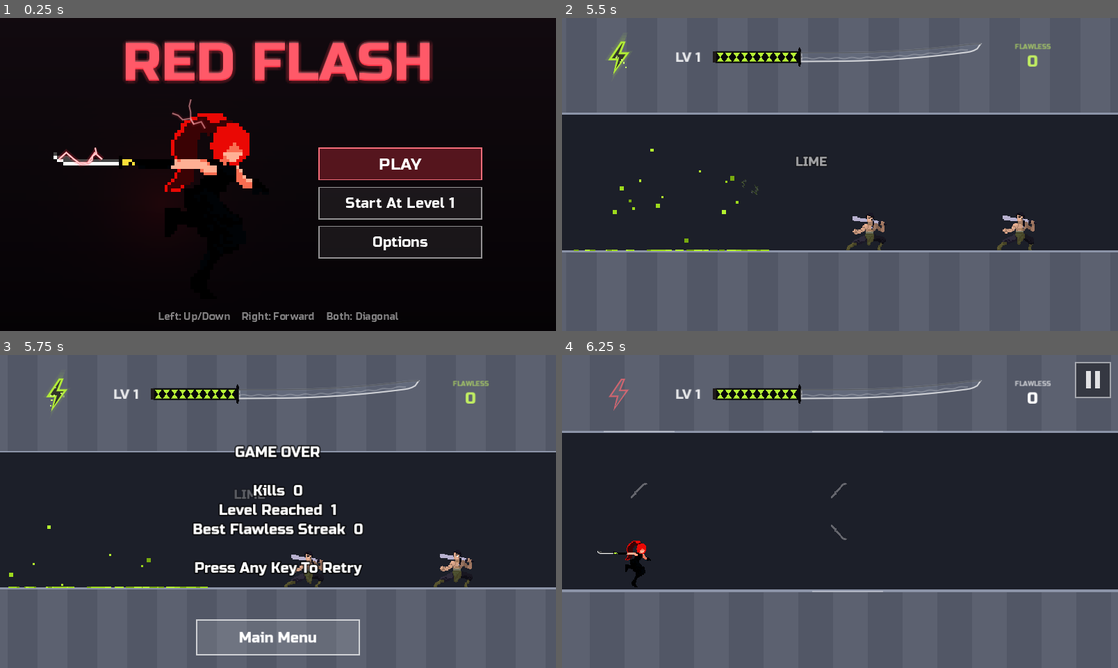
Above: before the commit, frames 1-4 (two rows, left to right).
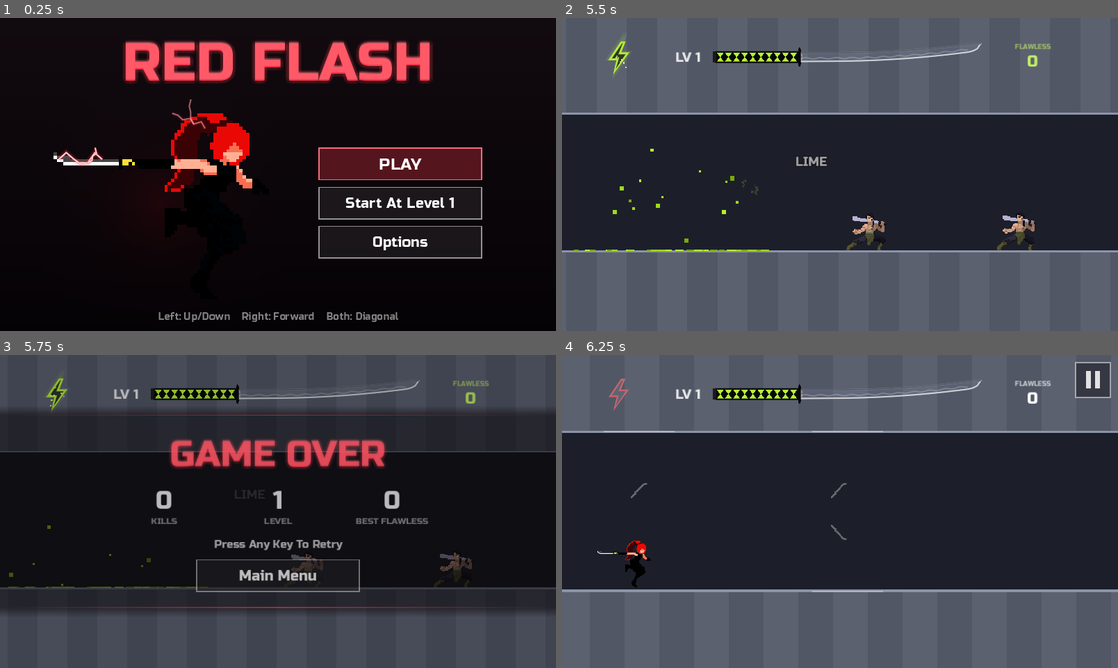
Above: after the commit, the same moments.

Repository: fredsbreads/game-off
Game: Godot game, scene res://scenes/main.tscn
Two runs of this game, one before a commit and one after it. Both use one fixed random seed, a clock stepped at 60 frames per second and the inputs below. Sound files missing from this copy of the repository are replaced by a short silence.
Inputs (mouse positions are in pixels of both pictures, inside the frame that each line leads up to):
- Up to frame 1 (0.25 s): no input
- Up to frame 2 (5.5 s): tap Enter at 0.5, 2.1 s; move the mouse to (962, 158) at 0.52 s; hold Right 0.53-1.28 s; hold J (tp_vertical) 0.53-1.28 s; click (962, 158) at 0.67 s; tap Space at 0.77, 1.52, 3.02, 3.77, 4.52 s; move the mouse to (728, 190) at 1.27 s; hold Down 1.28-2.03 s; tap Shift at 1.35 s; click (728, 190) at 1.42 s; move the mouse to (895, 105) at 2.02 s; hold Right 2.03-2.78 s; click (895, 105) at 2.17 s; move the mouse to (812, 237) at 2.77 s; hold K (tp_forward) 2.78-3.53 s; tap Keypad Enter at 2.85 s; click (812, 237) at 2.92 s; move the mouse to (1006, 221) at 3.52 s; hold Left 3.53-5.03 s; tap C at 3.6 s; click (1006, 221) at 3.67 s; tap P (pause) at 4.15 s; move the mouse to (673, 127) at 4.27 s; tap M at 4.35 s; click (673, 127) at 4.42 s; move the mouse to (867, 174) at 5.02 s; hold Down from 5.03 s (still down); tap O at 5.1 s; click (867, 174) at 5.17 s
- Up to frame 3 (5.75 s): keep holding Down
- Up to frame 4 (6.25 s): tap Enter at 5.75 s; move the mouse to (756, 433) at 5.77 s; release Down at 5.78 s; hold Right from 5.78 s (still down); tap L at 5.85 s; click (756, 433) at 5.92 s; tap Space at 6.02 s

Frames 1-2 are identical in both runs. In frame 3, 34% of the frame differs, in the area x 0-100%, y 6-96%; in frame 4, nothing differs.

Commit message:
Pause and game-over screens restyled like the title screen (first pass)
Both: the game dimmed, with a darker band across the middle (soft edges,
red hairlines) so the game still shows; the title in the title screen's
glowing red; buttons drawn as the title screen's (Resume red, as PLAY).
Game over: Kills / Level / Best Flawless as big numbers over small
labels, a breathing 'Press Any Key To Retry', and Main Menu in the band;
it fades in. Controls are unchanged.

Diff:
--- a/scripts/hud.gd
+++ b/scripts/hud.gd
@@ -42,9 +42,22 @@
 const SWEEP_WASH := 0.12      # the new colour, faintly, over the part already swept
 var _flash_tween: Tween
 var _pause_button: Control
-var _pause_dim: ColorRect
+## Behind the pause and game-over screens: the game dimmed, with a darker band
+## across the middle (red hairlines at its edges) and the screen's title in
+## the title screen's glowing red. The game still shows above and below.
+var _pause_dim: Control
+var _backdrop_mode := "pause"   # "pause" or "over"
+var _band := Rect2()            # the band (set in _process)
+var _over_stats: Array = []     # [[value, label], ...] on the game-over screen
+var _over_hint := ""
+var _over_t := 0.0              # seconds the game-over screen has shown
 var _flip_button: Control
-const FLIP_BUTTON_SIZE := Vector2(300, 64)
+const FLIP_BUTTON_SIZE := Vector2(300, 58)   # (as the title screen's buttons)
+const BAND_PAD := 30.0
+const PAUSE_TITLE_H := 92.0
+const OVER_TITLE_H := 96.0
+const OVER_STATS_H := 92.0
+const OVER_HINT_H := 48.0
 # Practice mode toggle on the pause screen (N on a keyboard), plus a small
 # note in the corner while enemies are off.
 # Opens the Options screen (on the start screen and the pause screen).
@@ -61,7 +74,6 @@
 # "PAUSED"; on a keyboard Up/Down pick one (Resume, each time it opens) and
 # Left/Right (or Enter/Space) press it.
 var _resume_button: Control
-var _pause_title: Label
 var _pause_sel := 0
 ## The title screen (main.gd passes it presses while it's open).
 var menu: MainMenu
@@ -118,9 +130,12 @@
 	_pause_button.draw.connect(_draw_pause_button)
 	add_child(_pause_button)
 
-	_pause_dim = _rect(Color(0, 0, 0, 0.55))
+	_pause_dim = Control.new()
+	_pause_dim.mouse_filter = Control.MOUSE_FILTER_IGNORE
 	_pause_dim.set_anchors_and_offsets_preset(Control.PRESET_FULL_RECT)
 	_pause_dim.visible = false
+	_pause_dim.draw.connect(_draw_backdrop)
+	add_child(_pause_dim)
 
 	_flip_button = Control.new()
 	_flip_button.mouse_filter = Control.MOUSE_FILTER_IGNORE
@@ -146,10 +161,6 @@
 	_resume_button.visible = false
 	_resume_button.draw.connect(_draw_pause_btn.bind(_resume_button, "Resume"))
 	add_child(_resume_button)
-	_pause_title = _label(40, Vector2.ZERO)
-	_pause_title.text = "PAUSED"
-	_pause_title.horizontal_alignment = HORIZONTAL_ALIGNMENT_CENTER
-	_pause_title.visible = false
 	_pause_menu_button = Control.new()
 	_pause_menu_button.mouse_filter = Control.MOUSE_FILTER_IGNORE
 	_pause_menu_button.size = FLIP_BUTTON_SIZE
@@ -211,17 +222,27 @@
 	_chain_bar_bg.position = Vector2(right - 200, 54)
 	_chain_bar.position = _chain_bar_bg.position
 	_pause_button.position = Vector2(right - PAUSE_BUTTON_SIZE - PAUSE_BUTTON_MARGIN, PAUSE_BUTTON_MARGIN)
-	# The pause screen's buttons: a column under "PAUSED".
+	# The pause screen's buttons: a column under "PAUSED", in the band.
 	var shown := pause_buttons()
-	var gap := 12.0
+	var gap := 14.0
 	var col := shown.size() * FLIP_BUTTON_SIZE.y + maxf(shown.size() - 1, 0) * gap
-	var y := (view.y - col) / 2.0 + 30.0
-	_pause_title.position = Vector2(0, y - 70.0)
-	_pause_title.size.x = view.x
-	for b in shown:
-		b.position = Vector2((view.x - FLIP_BUTTON_SIZE.x) / 2.0, y)
-		y += FLIP_BUTTON_SIZE.y + gap
-	_menu_button.position = Vector2((view.x - FLIP_BUTTON_SIZE.x) / 2.0, view.y - FLIP_BUTTON_SIZE.y - 24.0)
+	var bx := (view.x - FLIP_BUTTON_SIZE.x) / 2.0
+	if _backdrop_mode == "over":
+		var h := OVER_TITLE_H + OVER_STATS_H + OVER_HINT_H + FLIP_BUTTON_SIZE.y
+		_band = Rect2(0, (view.y - h) / 2.0 - BAND_PAD, view.x, h + BAND_PAD * 2.0)
+		_menu_button.position = Vector2(bx, _band.end.y - BAND_PAD - FLIP_BUTTON_SIZE.y)
+		if _pause_dim.visible:
+			_over_t += delta
+			_pause_dim.queue_redraw()
+			_menu_button.modulate.a = _over_fade()
+	else:
+		_band = Rect2(0, (view.y - PAUSE_TITLE_H - col) / 2.0 - BAND_PAD, view.x, PAUSE_TITLE_H + col + BAND_PAD * 2.0)
+		var y := _band.position.y + BAND_PAD + PAUSE_TITLE_H
+		for b in shown:
+			b.position = Vector2(bx, y)
+			y += FLIP_BUTTON_SIZE.y + gap
+		if _pause_dim.visible:
+			_pause_dim.queue_redraw()   # (the band follows the buttons shown)
 
 
 ## True on a touch device (phone, tablet): instructions say "Tap"; else they
@@ -248,7 +269,6 @@
 		_options_button.visible = false
 		_pause_menu_button.visible = false
 		_resume_button.visible = false
-		_pause_title.visible = false
 	options.open()
 
 
@@ -350,9 +370,17 @@
 		lines += ("NEW BEST!\n" if stats["new_best"] else "Best  %d\n" % stats["best"])
 	lines += "\n"
 	lines += "Tap To Retry" if is_touch() else "Press Any Key To Retry"
-	_message.text = lines
-	_message.visible = true
 	_menu_button.visible = true
+	if SHOW_SCORE_UI or SHOW_DISTANCE_UI:   # (the old text screen)
+		_message.text = lines
+		_message.visible = true
+		return
+	_over_stats = [[stats["kills"], "KILLS"], [stats["level"], "LEVEL"], [stats["best_sweep"], "BEST FLAWLESS"]]
+	_over_hint = "Tap To Retry" if is_touch() else "Press Any Key To Retry"
+	_backdrop_mode = "over"
+	_over_t = 0.0
+	_pause_dim.visible = true
+	_pause_dim.queue_redraw()
 
 
 func menu_button_contains(pos: Vector2) -> bool:
@@ -360,14 +388,87 @@
 
 
 func _draw_menu_button() -> void:
-	var s := FLIP_BUTTON_SIZE
-	_menu_button.draw_rect(Rect2(Vector2.ZERO, s), Color(1, 1, 1, 0.12))
-	_menu_button.draw_rect(Rect2(Vector2.ZERO, s), Color(1, 1, 1, 0.7), false, 2.0)
+	_draw_menu_style_button(_menu_button, "Main Menu", false, false)
+
+
+## A button as the title screen draws them; `primary` = red (as its PLAY).
+func _draw_menu_style_button(b: Control, text: String, primary: bool, picked: bool) -> void:
+	var r := Rect2(Vector2.ZERO, FLIP_BUTTON_SIZE)
+	var fill := Color(MainMenu.TITLE_RED, 0.3) if primary else Color(1, 1, 1, 0.07)
+	if picked:
+		fill = Color(fill, fill.a + 0.12)
+	b.draw_rect(r, Color(0.04, 0.03, 0.04, 0.6))   # (so the game doesn't show through the text)
+	b.draw_rect(r, fill)
+	var border := Color(1, 0.45, 0.5, 0.95) if primary else Color(1, 1, 1, 0.55)
+	b.draw_rect(r, Color.WHITE if picked else border, false, 2.0)
 	var font := ThemeDB.fallback_font
-	var text := "Main Menu"
-	var size := 26
+	var size := 30 if primary else MainMenu.LABEL_SIZE
 	var w := font.get_string_size(text, HORIZONTAL_ALIGNMENT_LEFT, -1, size).x
-	_menu_button.draw_string(font, Vector2((s.x - w) / 2.0, s.y / 2.0 + size * 0.35), text, HORIZONTAL_ALIGNMENT_LEFT, -1, size, Color.WHITE)
+	b.draw_string(font, Vector2((r.size.x - w) / 2.0, r.size.y / 2.0 + size * 0.35), text, HORIZONTAL_ALIGNMENT_LEFT, -1, size, Color.WHITE)
+
+
+func _over_fade() -> float:
+	return clampf(_over_t / 0.35, 0.0, 1.0)
+
+
+func _draw_backdrop() -> void:
+	var c := _pause_dim
+	var view := c.size
+	var a := _over_fade() if _backdrop_mode == "over" else 1.0
+	c.draw_rect(Rect2(Vector2.ZERO, view), Color(0, 0, 0, 0.3 * a))
+	# The band, its top and bottom edges soft.
+	var soft := 18.0
+	var dark := Color(0.03, 0.02, 0.03, 0.72 * a)
+	var clear := Color(dark, 0.0)
+	c.draw_rect(_band, dark)
+	var t := _band.position.y
+	var bt := _band.end.y
+	c.draw_polygon(PackedVector2Array([Vector2(0, t - soft), Vector2(view.x, t - soft), Vector2(view.x, t), Vector2(0, t)]), PackedColorArray([clear, clear, dark, dark]))
+	c.draw_polygon(PackedVector2Array([Vector2(0, bt), Vector2(view.x, bt), Vector2(view.x, bt + soft), Vector2(0, bt + soft)]), PackedColorArray([dark, dark, clear, clear]))
+	# Red hairlines, brightest in the middle.
+	for y in [t, bt]:
+		var mid := Color(MainMenu.TITLE_RED, 0.75 * a)
+		var edge := Color(MainMenu.TITLE_RED, 0.0)
+		c.draw_polygon(PackedVector2Array([Vector2(0, y - 1), Vector2(view.x / 2.0, y - 1), Vector2(view.x / 2.0, y + 1), Vector2(0, y + 1)]), PackedColorArray([edge, mid, mid, edge]))
+		c.draw_polygon(PackedVector2Array([Vector2(view.x / 2.0, y - 1), Vector2(view.x, y - 1), Vector2(view.x, y + 1), Vector2(view.x / 2.0, y + 1)]), PackedColorArray([mid, edge, edge, mid]))
+	var top := t + BAND_PAD
+	if _backdrop_mode == "pause":
+		_draw_glow_title(c, "PAUSED", 60, top + 62.0, view.x, a)
+		return
+	_draw_glow_title(c, "GAME OVER", 66, top + 64.0, view.x, a)
+	# The stats: big numbers over small labels, side by side.
+	var font := ThemeDB.fallback_font
+	var col_w := 210.0
+	var x0 := (view.x - col_w * _over_stats.size()) / 2.0
+	var sy := top + OVER_TITLE_H
+	for i in _over_stats.size():
+		var cx := x0 + col_w * (i + 0.5)
+		var value := str(_over_stats[i][0])
+		var label: String = _over_stats[i][1]
+		var vw := font.get_string_size(value, HORIZONTAL_ALIGNMENT_LEFT, -1, 46).x
+		c.draw_string(font, Vector2(cx - vw / 2.0, sy + 46.0), value, HORIZONTAL_ALIGNMENT_LEFT, -1, 46, Color(1, 1, 1, a))
+		var lw := font.get_string_size(label, HORIZONTAL_ALIGNMENT_LEFT, -1, 16).x
+		c.draw_string(font, Vector2(cx - lw / 2.0, sy + 74.0), label, HORIZONTAL_ALIGNMENT_LEFT, -1, 16, Color(1, 1, 1, 0.55 * a))
+		if i > 0:   # thin dividers between them
+			var dx := x0 + col_w * i
+			c.draw_line(Vector2(dx, sy + 10.0), Vector2(dx, sy + 78.0), Color(1, 1, 1, 0.15 * a), 1.0)
+	# "Press any key to retry", breathing.
+	var hy := sy + OVER_STATS_H + 26.0
+	var hw := font.get_string_size(_over_hint, HORIZONTAL_ALIGNMENT_LEFT, -1, 20).x
+	var breathe := 0.6 + 0.3 * sin(_over_t * 3.0)
+	c.draw_string(font, Vector2((view.x - hw) / 2.0, hy), _over_hint, HORIZONTAL_ALIGNMENT_LEFT, -1, 20, Color(1, 1, 1, breathe * a))
+
+
+## A title in the title screen's red, with its soft glow.
+func _draw_glow_title(c: Control, text: String, size: int, baseline: float, width: float, a: float) -> void:
+	var font: Font = menu.title_font
+	var w := font.get_string_size(text, HORIZONTAL_ALIGNMENT_LEFT, -1, size).x
+	var base := Vector2((width - w) / 2.0, baseline)
+	for i in 12:
+		var o := Vector2.RIGHT.rotated(i * TAU / 12.0) * 5.0
+		c.draw_string(font, base + o, text, HORIZONTAL_ALIGNMENT_LEFT, -1, size, Color(MainMenu.TITLE_RED, 0.07 * a))
+	c.draw_string(font, base, text, HORIZONTAL_ALIGNMENT_LEFT, -1, size, Color(MainMenu.TITLE_RED, a))
+	c.draw_string(font, base + Vector2(0, -2), text, HORIZONTAL_ALIGNMENT_LEFT, -1, size, Color(1, 0.65, 0.68, 0.3 * a))
 
 
 func set_pause_button_visible(value: bool) -> void:
@@ -381,14 +482,15 @@
 
 ## can_flip: show the "Flip screen" button (upright phones only).
 func show_paused(paused: bool, can_flip: bool = false) -> void:
+	_backdrop_mode = "pause"
 	_pause_dim.visible = paused
+	_pause_dim.queue_redraw()
 	_pause_button.visible = not paused
 	_flip_button.visible = paused and can_flip
 	_pause_can_flip = can_flip
 	_options_button.visible = paused
 	_pause_menu_button.visible = paused
 	_resume_button.visible = paused
-	_pause_title.visible = paused
 	if paused:
 		if not _on_pause_screen:   # (not again on coming back from Options)
 			_message_before_pause = _message.text
@@ -450,16 +552,10 @@
 
 
 func _draw_pause_btn(b: Control, text: String) -> void:
-	var s := FLIP_BUTTON_SIZE
 	var list := pause_buttons()
 	# The keyboard's pick is lit (not on touch screens: there you just tap).
 	var picked := not is_touch() and list.find(b) == clampi(_pause_sel, 0, list.size() - 1)
-	b.draw_rect(Rect2(Vector2.ZERO, s), Color(1, 1, 1, 0.26 if picked else 0.12))
-	b.draw_rect(Rect2(Vector2.ZERO, s), Color(1, 1, 1, 1.0 if picked else 0.6), false, 3.0 if picked else 2.0)
-	var font := ThemeDB.fallback_font
-	var size := 26
-	var w := font.get_string_size(text, HORIZONTAL_ALIGNMENT_LEFT, -1, size).x
-	b.draw_string(font, Vector2((s.x - w) / 2.0, s.y / 2.0 + size * 0.35), text, HORIZONTAL_ALIGNMENT_LEFT, -1, size, Color.WHITE)
+	_draw_menu_style_button(b, text, b == _resume_button, picked)
 
 
 func options_button_contains(pos: Vector2) -> bool:
@@ -485,6 +581,8 @@
 
 func hide_message() -> void:
 	_message.visible = false
+	if _backdrop_mode == "over":
+		_pause_dim.visible = false
 	_menu_button.visible = false
 	_options_button.visible = false
 
